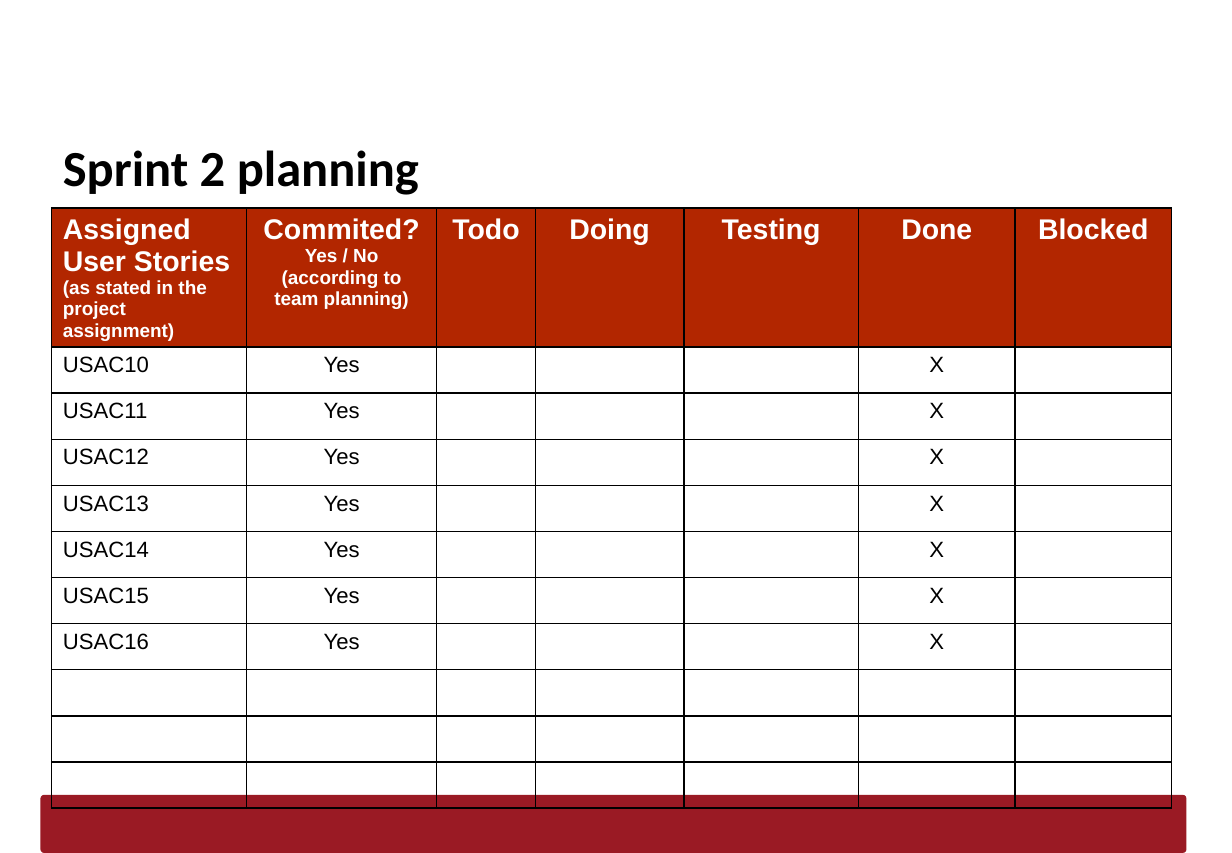
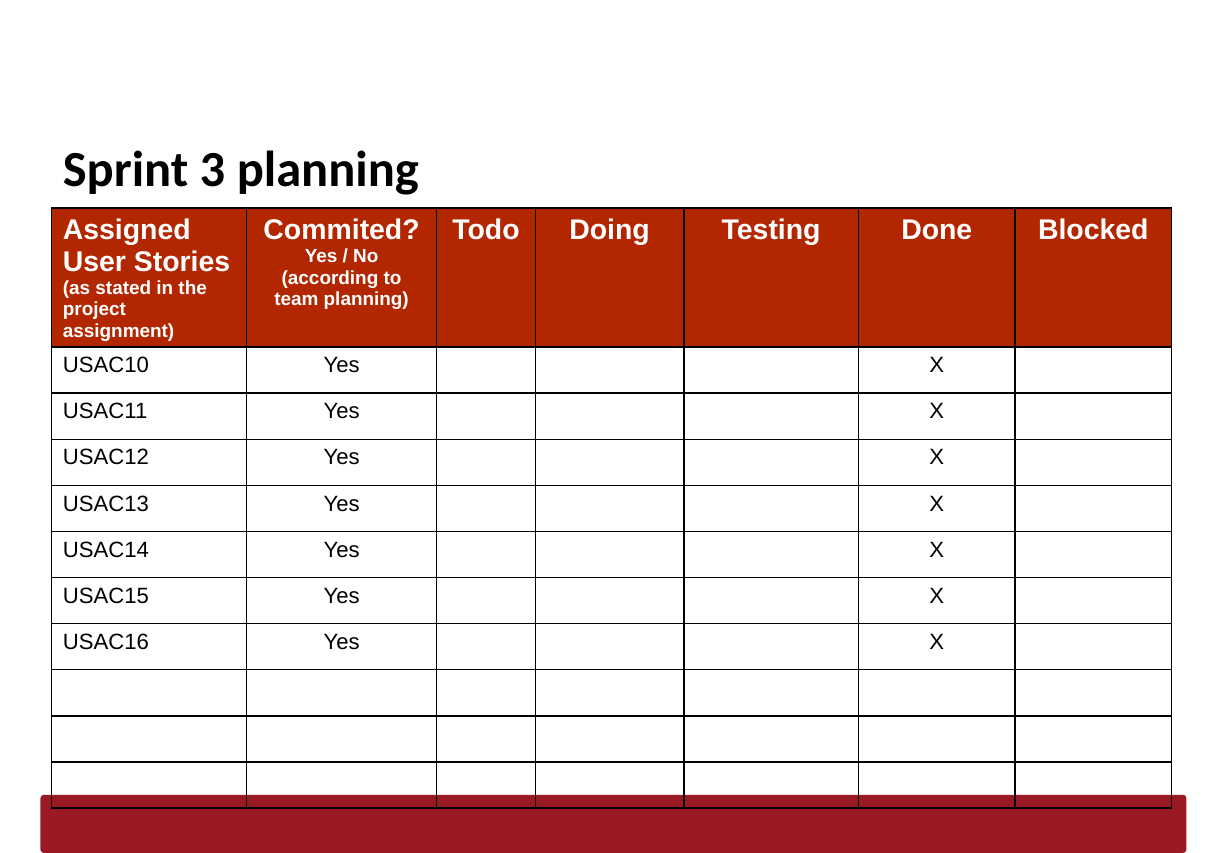
Before and after one commit to AfonsoMachado1892/Logistics-on-Rails, a slide deck: slide 5 of Scrum/sprint3/Report/LAPR3-Report-Sprint3_G092.pptx. Drawn at 1232x853 pixels with LibreOffice and Linux fonts; fonts in the diff are those of the drawing; background and template pictures are left out. Boxes give left, top, right and bottom in pixels: in the first picture for what was removed or moved away, otherwise in the second. Text is boxed around its words. In the diff, an @@ line names an element or a change of style, - is before the commit and + after.

```diff
--- a/Scrum/sprint3/Report/LAPR3-Report-Sprint3_G092.pptx
+++ b/Scrum/sprint3/Report/LAPR3-Report-Sprint3_G092.pptx
@@ title at <box>63,150,419,195</box>: text changed @@
-Sprint 2 planning
+Sprint 3 planning
```
Also in this commit, not shown: 3 other slides changed, 1 other file.
